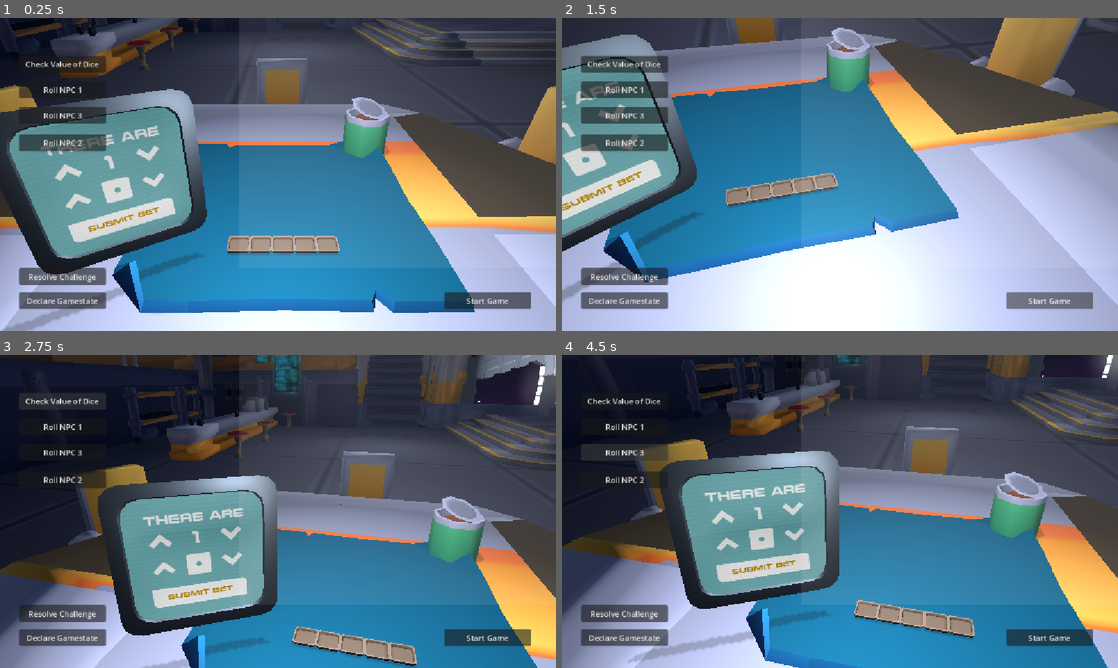
Above: before the commit, frames 1-4 (two rows, left to right).
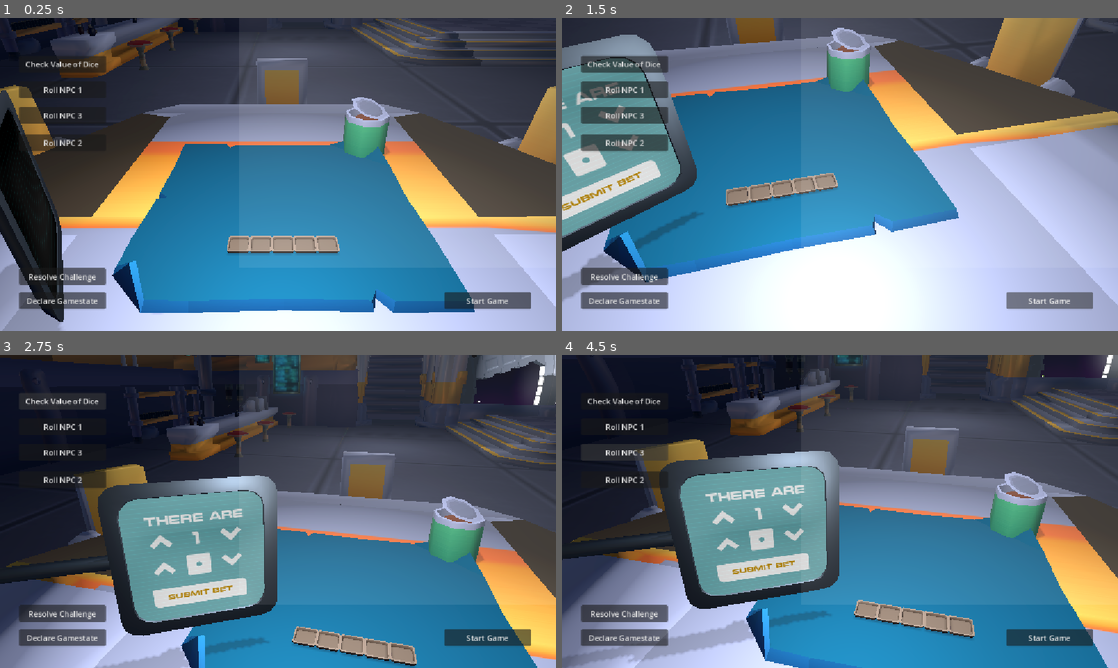
Above: after the commit, the same moments.

Repository: broskiiiadactyl/dice_game
Game: Godot game, scene res://Main.tscn
The game is run twice, just before and just after one commit, with the same random seed, the same clock (stepped at 60 frames per second) and the same inputs.
Inputs:
- Up to frame 1 (0.25 s): no input
- Up to frame 2 (1.5 s): click "Start Game" at 0.5 s; click "Start Game" at 1.25 s
- Up to frame 3 (2.75 s): click "Check Value of Dice" at 2 s
- Up to frame 4 (4.5 s): click "Roll NPC 1" at 2.75 s; click "Roll NPC 2" at 3.5 s; click "Roll NPC 3" at 4.25 s

The runs differ from the first frame. In frame 1, 19% of the frame differs, in the area x 0-38%, y 22-100%; in frame 2, 0.8%; in frame 3, 1.7%; in frame 4, 2.3%.

Commit message:
Betting Bot anims
-yay

Diff:
--- a/Assets/Tables/Scenes/betting_bot.tscn
+++ b/Assets/Tables/Scenes/betting_bot.tscn
@@ -52,7 +52,28 @@
 [sub_resource type="QuadMesh" id="QuadMesh_p1f1a"]
 resource_local_to_scene = true
 material = SubResource("ShaderMaterial_p1f1a")
-size = Vector2(2.025, 2.02)
+size = Vector2(0.5, 0.5)
+
+[sub_resource type="StandardMaterial3D" id="StandardMaterial3D_61cmi"]
+albedo_color = Color(0.31693396, 0.36070886, 0.4102134, 1)
+metallic = 1.0
+roughness = 0.53
+
+[sub_resource type="SphereMesh" id="SphereMesh_p1f1a"]
+material = SubResource("StandardMaterial3D_61cmi")
+radius = 0.05
+height = 0.1
+
+[sub_resource type="StandardMaterial3D" id="StandardMaterial3D_d2h50"]
+albedo_color = Color(0.31693396, 0.36070886, 0.4102134, 1)
+metallic = 1.0
+roughness = 0.53
+
+[sub_resource type="CylinderMesh" id="CylinderMesh_p1f1a"]
+material = SubResource("StandardMaterial3D_d2h50")
+top_radius = 0.026855469
+bottom_radius = 0.026855469
+height = 0.96881104
 
 [sub_resource type="StyleBoxTexture" id="StyleBoxTexture_5m71d"]
 texture = ExtResource("5_cxaav")
@@ -89,16 +110,100 @@
 [sub_resource type="BoxShape3D" id="BoxShape3D_p1f1a"]
 size = Vector3(0.48828125, 0.4873047, 0.02514267)
 
+[sub_resource type="Animation" id="Animation_61cmi"]
+resource_name = "Move In"
+length = 1.1351
+tracks/0/type = "rotation_3d"
+tracks/0/imported = false
+tracks/0/enabled = true
+tracks/0/path = NodePath("container_A2")
+tracks/0/interp = 1
+tracks/0/loop_wrap = true
+tracks/0/keys = PackedFloat32Array(0.46666667, 1, -0.5, -0.5, 0.5, -0.5, 0.6333333, 1, 0.70710677, 0, 0, 0.70710677)
+tracks/1/type = "position_3d"
+tracks/1/imported = false
+tracks/1/enabled = true
+tracks/1/path = NodePath("Ball Pivot")
+tracks/1/interp = 1
+tracks/1/loop_wrap = true
+tracks/1/keys = PackedFloat32Array(0, 1, -1.8133911, 0, -0.012833854, 0.29666662, 1, -0.02, 0, -0.02, 0.46666667, 1, -0.02, 0, -0.02)
+tracks/2/type = "position_3d"
+tracks/2/imported = false
+tracks/2/enabled = true
+tracks/2/path = NodePath("container_A2")
+tracks/2/interp = 1
+tracks/2/loop_wrap = true
+tracks/2/keys = PackedFloat32Array(0, 1, -1.8005573, 0, 0, 0.29666662, 1, 0, 0, 0, 0.46666667, 1, 0, 0, 0)
+
+[sub_resource type="Animation" id="Animation_l4y4c"]
+resource_name = "Move Out"
+length = 1.1351
+tracks/0/type = "rotation_3d"
+tracks/0/imported = false
+tracks/0/enabled = true
+tracks/0/path = NodePath("container_A2")
+tracks/0/interp = 1
+tracks/0/loop_wrap = true
+tracks/0/keys = PackedFloat32Array(0, 1, 0.70710677, 0, 0, 0.70710677, 0.16666667, 1, -0.5, -0.5, 0.5, -0.5)
+tracks/1/type = "position_3d"
+tracks/1/imported = false
+tracks/1/enabled = true
+tracks/1/path = NodePath("Ball Pivot")
+tracks/1/interp = 1
+tracks/1/loop_wrap = true
+tracks/1/keys = PackedFloat32Array(0.16666667, 1, -0.02, 0, -0.02, 0.33333334, 1, -0.02, 0, -0.02, 1.1333333, 1, -5.025176, 0, 0)
+tracks/2/type = "position_3d"
+tracks/2/imported = false
+tracks/2/enabled = true
+tracks/2/path = NodePath("container_A2")
+tracks/2/interp = 1
+tracks/2/loop_wrap = true
+tracks/2/keys = PackedFloat32Array(0.16666667, 1, 0, 0, 0, 0.33333334, 1, 0, 0, 0, 1.1333333, 1, -5.025176, 0, 0)
+
+[sub_resource type="Animation" id="Animation_d2h50"]
+length = 0.001
+tracks/0/type = "rotation_3d"
+tracks/0/imported = false
+tracks/0/enabled = true
+tracks/0/path = NodePath("container_A2")
+tracks/0/interp = 1
+tracks/0/loop_wrap = true
+tracks/0/keys = PackedFloat32Array(0, 1, 0.70710677, 0, 0, 0.70710677)
+tracks/1/type = "position_3d"
+tracks/1/imported = false
+tracks/1/enabled = true
+tracks/1/path = NodePath("Ball Pivot")
+tracks/1/interp = 1
+tracks/1/loop_wrap = true
+tracks/1/keys = PackedFloat32Array(0, 1, 0, 0, 0)
+
+[sub_resource type="AnimationLibrary" id="AnimationLibrary_l4y4c"]
+_data = {
+&"Move In": SubResource("Animation_61cmi"),
+&"Move Out": SubResource("Animation_l4y4c"),
+&"RESET": SubResource("Animation_d2h50")
+}
+
 [node name="Betting Bot" type="Node3D" unique_id=1001129361]
 script = ExtResource("1_gtvtt")
 
 [node name="container_A2" parent="." unique_id=198029377 instance=ExtResource("1_p4tkh")]
-transform = Transform3D(0.25, 0, 0, 0, -3.2783543e-09, -0.25, 0, 0.075, -1.0927847e-08, 0, 0, 0)
+transform = Transform3D(1, 0, 0, 0, -4.371139e-08, -1, 0, 1, -4.371139e-08, 0, 0, 0)
 
 [node name="MeshInstance3D" type="MeshInstance3D" parent="container_A2" unique_id=1635677951]
 unique_name_in_owner = true
-transform = Transform3D(1, 0, 0, 0, -4.371139e-08, 1, 0, -1, -4.371139e-08, 0, 0.40660644, -1.7773331e-08)
+transform = Transform3D(1, 0, 0, 0, -4.371139e-08, 1, 0, -1, -4.371139e-08, 0, 0.033675283, -1.7773331e-08)
 mesh = SubResource("QuadMesh_p1f1a")
+
+[node name="Ball Pivot" type="MeshInstance3D" parent="." unique_id=811393756]
+unique_name_in_owner = true
+transform = Transform3D(-4.371139e-08, 1, -4.371139e-08, 0, -4.371139e-08, -1, -1, -4.371139e-08, 1.9106855e-15, 0, 0, 0)
+mesh = SubResource("SphereMesh_p1f1a")
+
+[node name="Arm" type="MeshInstance3D" parent="Ball Pivot" unique_id=15037385]
+unique_name_in_owner = true
+transform = Transform3D(1.9106855e-15, 4.371139e-08, 1, 0, 1, -4.371139e-08, -1, 0, 1.9106855e-15, -2.253735e-08, -0.49013534, -1.1128544e-09)
+mesh = SubResource("CylinderMesh_p1f1a")
 
 [node name="SubViewport" type="SubViewport" parent="." unique_id=1890642447]
 unique_name_in_owner = true
@@ -126,6 +231,7 @@
 color = Color(0.42107603, 0.6908165, 0.71385, 1)
 
 [node name="CenterContainer" type="CenterContainer" parent="SubViewport/Bet UI" unique_id=709710725]
+unique_name_in_owner = true
 layout_mode = 1
 anchors_preset = 15
 anchor_right = 1.0
@@ -274,6 +380,11 @@
 transform = Transform3D(1, 0, 0, 0, 1, 0, 0, 0, 1, 0, 0, 0.021223046)
 shape = SubResource("BoxShape3D_p1f1a")
 
+[node name="AnimationPlayer" type="AnimationPlayer" parent="." unique_id=1007616303]
+unique_name_in_owner = true
+libraries/ = SubResource("AnimationLibrary_l4y4c")
+autoplay = &"Move In"
+
 [connection signal="pressed" from="SubViewport/Bet UI/CenterContainer/VBoxContainer/HBoxContainer/Bet Up" to="." method="_on_bet_up_pressed"]
 [connection signal="pressed" from="SubViewport/Bet UI/CenterContainer/VBoxContainer/HBoxContainer/Bet Down" to="." method="_on_bet_down_pressed"]
 [connection signal="pressed" from="SubViewport/Bet UI/CenterContainer/VBoxContainer/HBoxContainer2/Dice Up" to="." method="_on_dice_up_pressed"]
--- a/Assets/Tables/Scenes/container_a_2.tscn
+++ b/Assets/Tables/Scenes/container_a_2.tscn
@@ -10,4 +10,5 @@
 [node name="container_A2" unique_id=198029377 instance=ExtResource("1_5m71d")]
 
 [node name="container_A" parent="." index="0" unique_id=1771735603]
+transform = Transform3D(0.25, 0, 0, 0, 0.075, 0, 0, 0, 0.25, 0, 0, 0)
 surface_material_override/0 = SubResource("StandardMaterial3D_5m71d")
--- a/Scripts/betting_bot.gd
+++ b/Scripts/betting_bot.gd
@@ -5,12 +5,17 @@
 @onready var sv : SubViewport = %SubViewport
 @onready var screen : MeshInstance3D = %MeshInstance3D
 
+@onready var anim_player : AnimationPlayer = %AnimationPlayer
+
 var num_bet : int = 1
 var dice_bet : int = 1
 var max_bet : int = 20
 var dice_max : int = 6
 
-var min_bet = 1
+var min_num_bet = 1
+var min_face_bet = 1
+
+var can_take_input : bool = true
 
 #for managing button appearances
 @onready var bup : Button = %"Bet Up"
@@ -28,6 +33,8 @@
 	load("res://Assets/theme styling/die5.png"),
 	load("res://Assets/theme styling/die6.png")
 ]
+
+signal lock_bet(amount: int, face: int)
 
 func _on_bet_up_pressed() -> void:
 	set_num_bet(1)
@@ -50,36 +57,36 @@
 	ddown.release_focus()
 
 
-#TODO add signal to lock in bet
+#SENDS SIGNAL "lock_bet" with the currently entered bets
 func _on_submit_pressed() -> void:
+	can_take_input = false
 	await get_tree().create_timer(0.1).timeout
 	submit.release_focus()
+	lock_bet.emit(num_bet, dice_bet)
 
 
 #TODO replace min_bet with a global var
 func set_num_bet(dir: int) -> void:
 	var new_bet : int = num_bet + dir
-	if new_bet < min_bet or new_bet > max_bet:
+	if new_bet < min_num_bet or new_bet > max_bet:
 		return
 	num_bet = new_bet
 	bet_label.text = str(num_bet)
 
 func set_dice_bet(dir: int) ->void:
 	var new_bet : int = dice_bet + dir
-	if new_bet < min_bet or new_bet > dice_max:
+	if new_bet < min_face_bet or new_bet > dice_max:
 		return
 	dice_bet = new_bet
 	#dice_label.text = str(dice_bet)
 	face_label.texture = face_images[dice_bet - 1]
 
 
-func _on_area_3d_input_event(camera: Node, event: InputEvent, event_position: Vector3, normal: Vector3, shape_idx: int) -> void:
-	if event.is_action_pressed("LMB"):
+func _on_area_3d_input_event(_camera: Node, event: InputEvent, event_position: Vector3, _normal: Vector3, _shape_idx: int) -> void:
+	if event.is_action_pressed("LMB") and can_take_input:
 		var translated_event: InputEvent = InputEventMouseButton.new()
 		translated_event.button_index = 1
 		translated_event.pressed = true
-
-		var temp_scale = screen.scale
 
 		var translated_mouse_pos : Vector3 = screen.global_transform.affine_inverse() * event_position
 
@@ -97,3 +104,9 @@
 		translated_event.position = mouse_pos_2D
 
 		sv.push_input(translated_event)
+
+func play_anim(dir: bool) -> void:
+	if dir:
+		anim_player.play("Move Out")
+	else:
+		anim_player.play("Move In")
